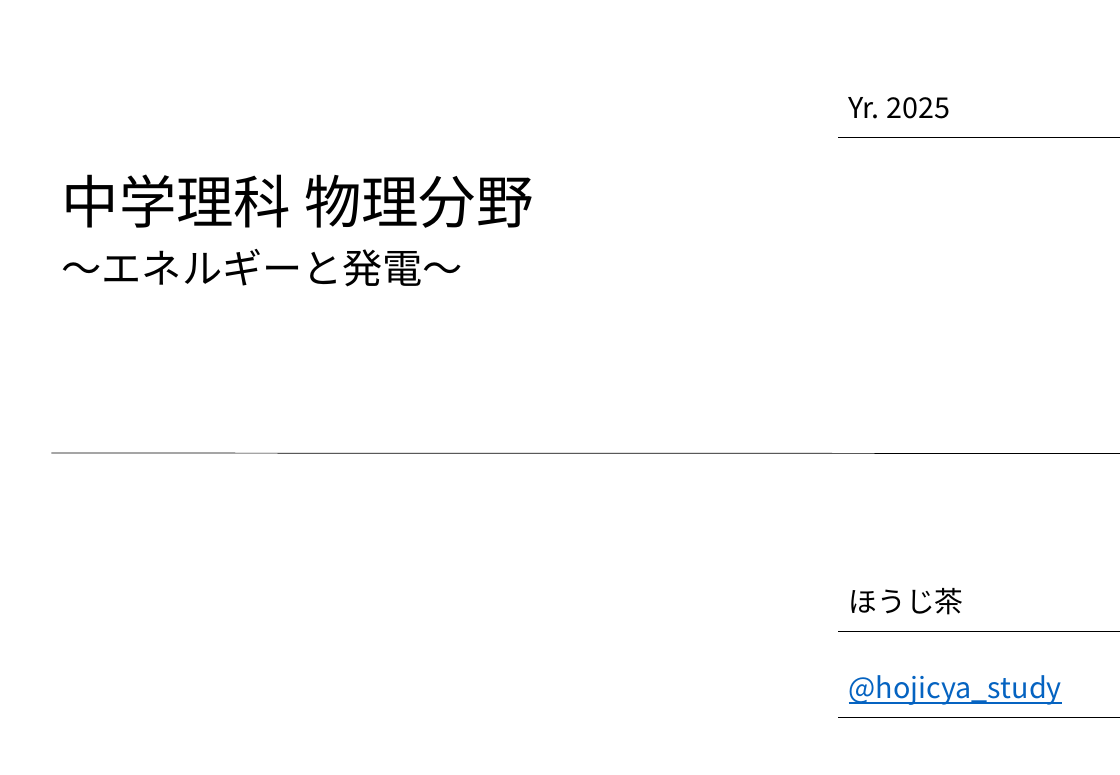
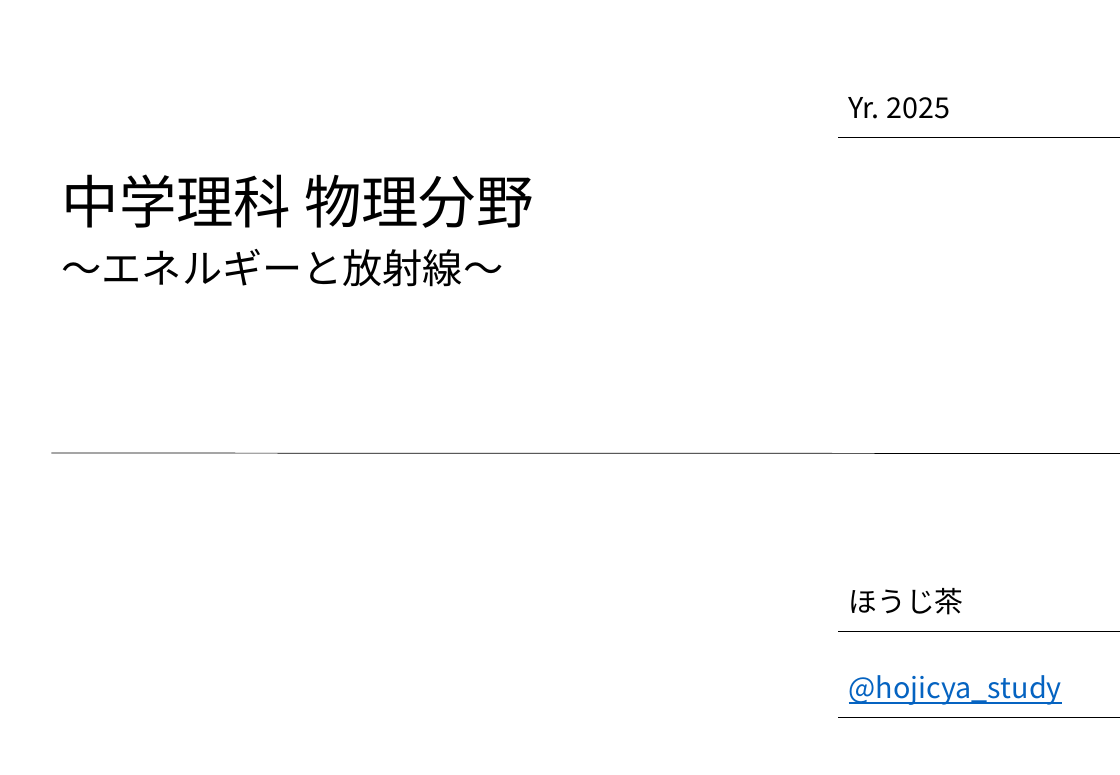
Before and after one commit to Kitocya/kitocya.github.io, a slide deck: slide 1 of JPL/JPL03_slide_energy.pptx. Drawn at 1120x775 pixels with LibreOffice and Linux fonts; fonts in the diff are those of the drawing; background and template pictures are left out. Boxes give left, top, right and bottom in pixels: in the first picture for what was removed or moved away, otherwise in the second. Text is boxed around its words. In the diff, an @@ line names an element or a change of style, - is before the commit and + after.

Commit message:
upd

```diff
--- a/JPL/JPL03_slide_energy.pptx
+++ b/JPL/JPL03_slide_energy.pptx
@@ title at (x1=62, y1=249, x2=504, y2=287): text changed @@
-～エネルギーと発電～
+～エネルギーと放射線～
```
Also in this commit, not shown: 4 slides added.
